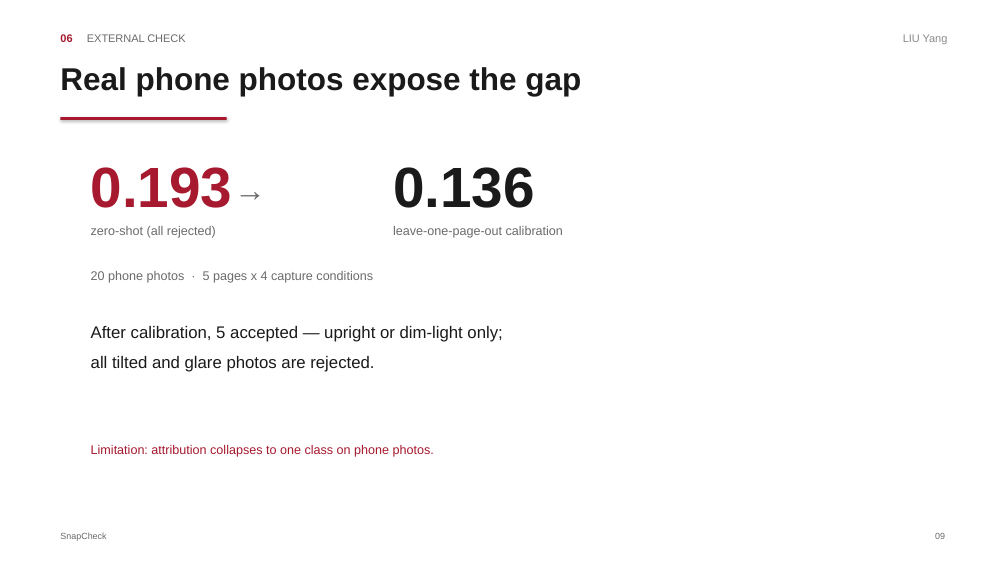
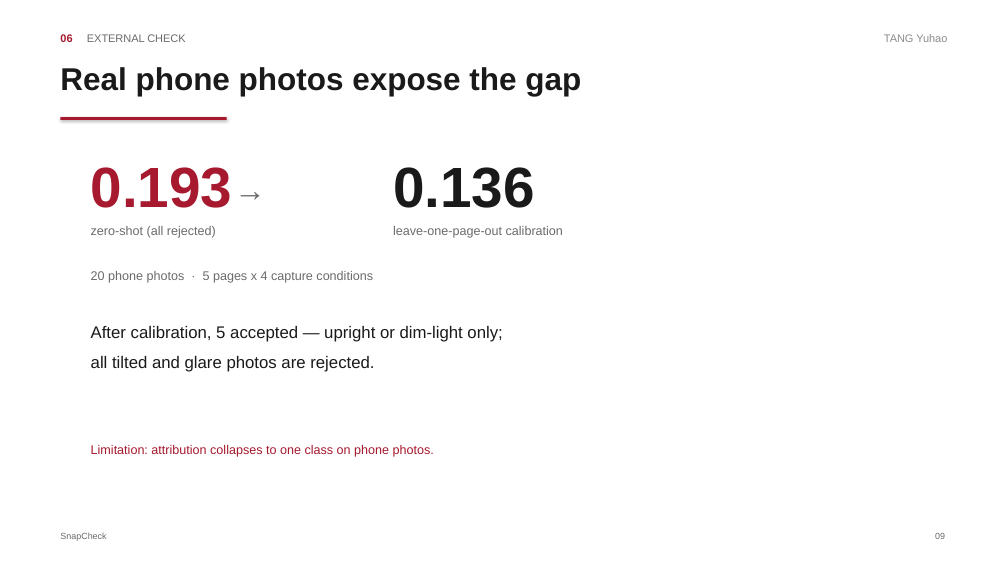
Before and after one commit to n0thing0717zkj-code/CDT501_SnapCheck, a slide deck: slide 9 of docs/CDT501_SnapCheck_Slides.pptx. Drawn at 1008x567 pixels with LibreOffice and Linux fonts; fonts in the diff are those of the drawing. Boxes give left, top, right and bottom in pixels: in the first picture for what was removed or moved away, otherwise in the second. Text is boxed around its words. In the diff, an @@ line names an element or a change of style, - is before the commit and + after.

Commit message:
Swap TANG and LIU: TANG on slide 9, LIU on slides 10-11

```diff
--- a/docs/CDT501_SnapCheck_Slides.pptx
+++ b/docs/CDT501_SnapCheck_Slides.pptx
@@ text at bbox=[884, 34, 947, 42]: text changed @@
-LIU Yang
+TANG Yuhao
```
Also in this commit, not shown: 2 other slides changed, 2 other files.
